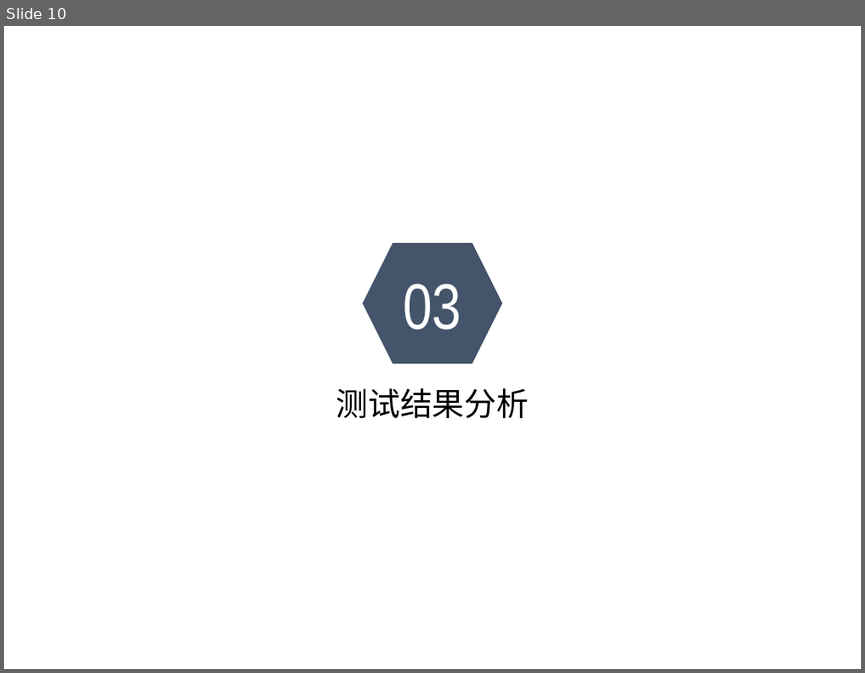
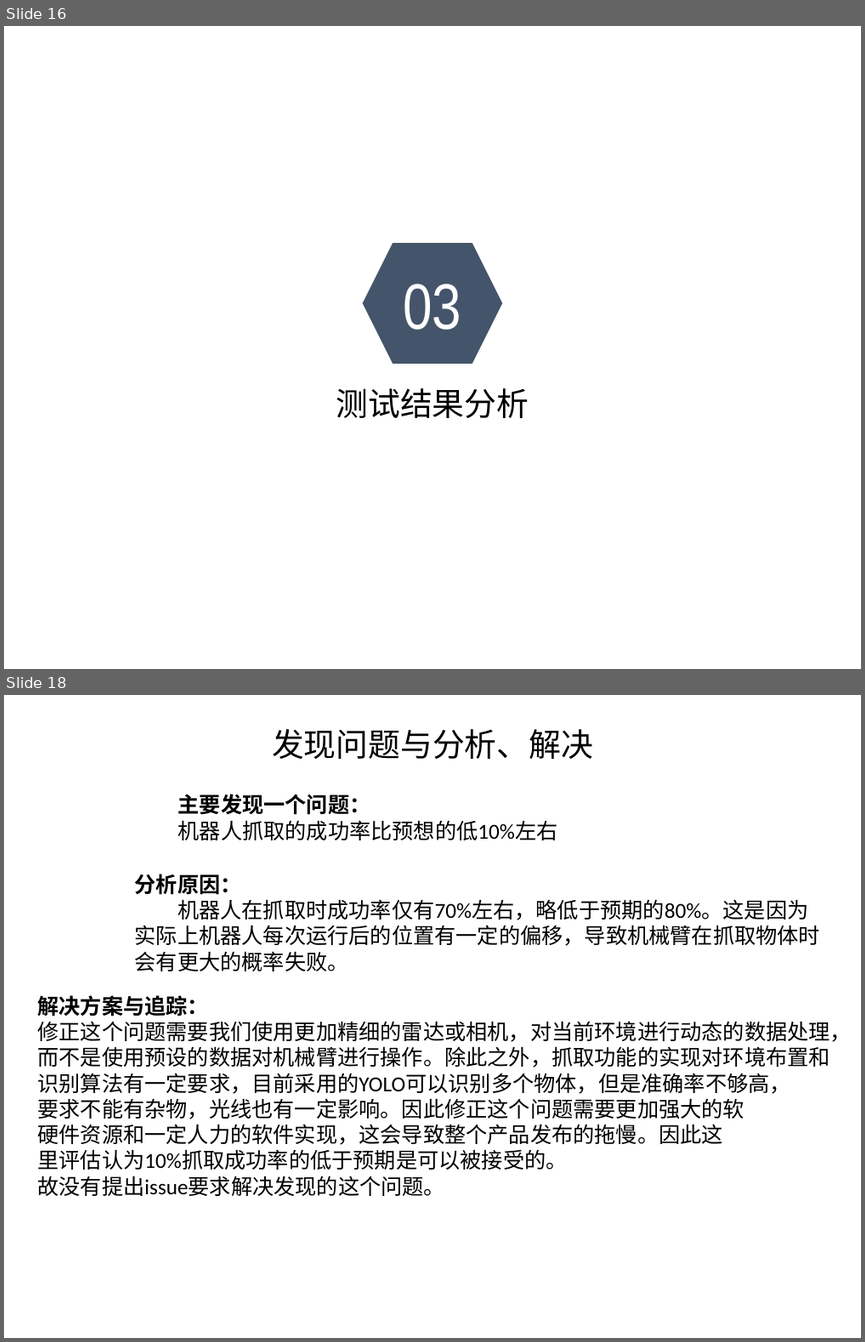
Before and after one commit to sebuaa2019/Team201, a slide deck: 测试报告.pptx. Shown one above the other, each under a label of ours: slide 10 before the commit, slides 16 and 18 after it; the slides between them are not shown. The pictures are 865x673 and 865x1342 pixels, drawn with LibreOffice and Linux fonts; fonts in the diff are those of the drawing; background and template pictures are left out. Boxes give left, top, right and bottom in pixels: in the first picture for what was removed or moved away, otherwise in the second. Text is boxed around its words. In the diff, an @@ line names an element or a change of style, - is before the commit and + after.

```diff
--- a/测试报告.pptx
+++ b/测试报告.pptx
@@ slide 18 added at (x1=4, y1=695, x2=861, y2=1338), background picture (left out) @@
@@ text added at (x1=272, y1=729, x2=593, y2=759), 27 pt, text #000000 @@
+发现问题与分析、解决
@@ text added at (x1=178, y1=794, x2=558, y2=840), 18 pt, text #000000 @@
+主要发现一个问题：
+机器人抓取的成功率比预想的低10%左右
@@ text added at (x1=135, y1=873, x2=820, y2=971), 18 pt, text #000000 @@
+分析原因：
+机器人在抓取时成功率仅有70%左右，略低于预期的80%。这是因为
+实际上机器人每次运行后的位置有一定的偏移，导致机械臂在抓取物体时
+会有更大的概率失败。
@@ text added at (x1=37, y1=995, x2=851, y2=1196), 18 pt, text #000000 @@
+解决方案与追踪：
+修正这个问题需要我们使用更加精细的雷达或相机，对当前环境进行动态的数据处理，
+而不是使用预设的数据对机械臂进行操作。除此之外，抓取功能的实现对环境布置和
+识别算法有一定要求，目前采用的YOLO可以识别多个物体，但是准确率不够高，
+要求不能有杂物，光线也有一定影响。因此修正这个问题需要更加强大的软
+硬件资源和一定人力的软件实现，这会导致整个产品发布的拖慢。因此这
+里评估认为10%抓取成功率的低于预期是可以被接受的。
+故没有提出issue要求解决发现的这个问题。
@@ what was slide 10 is now slide 16 @@
```
Also in this commit, not shown: 13 other slides added, 5 slides removed.
